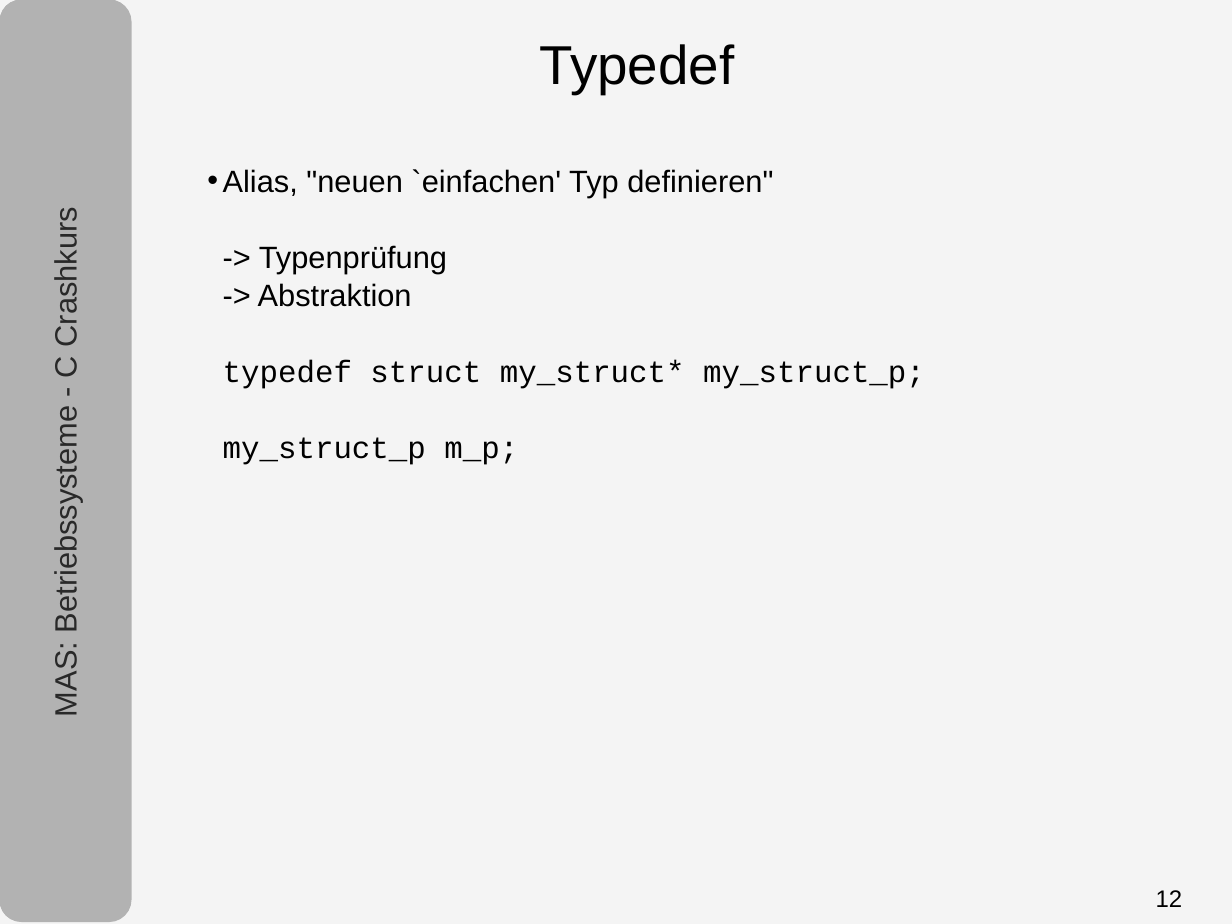
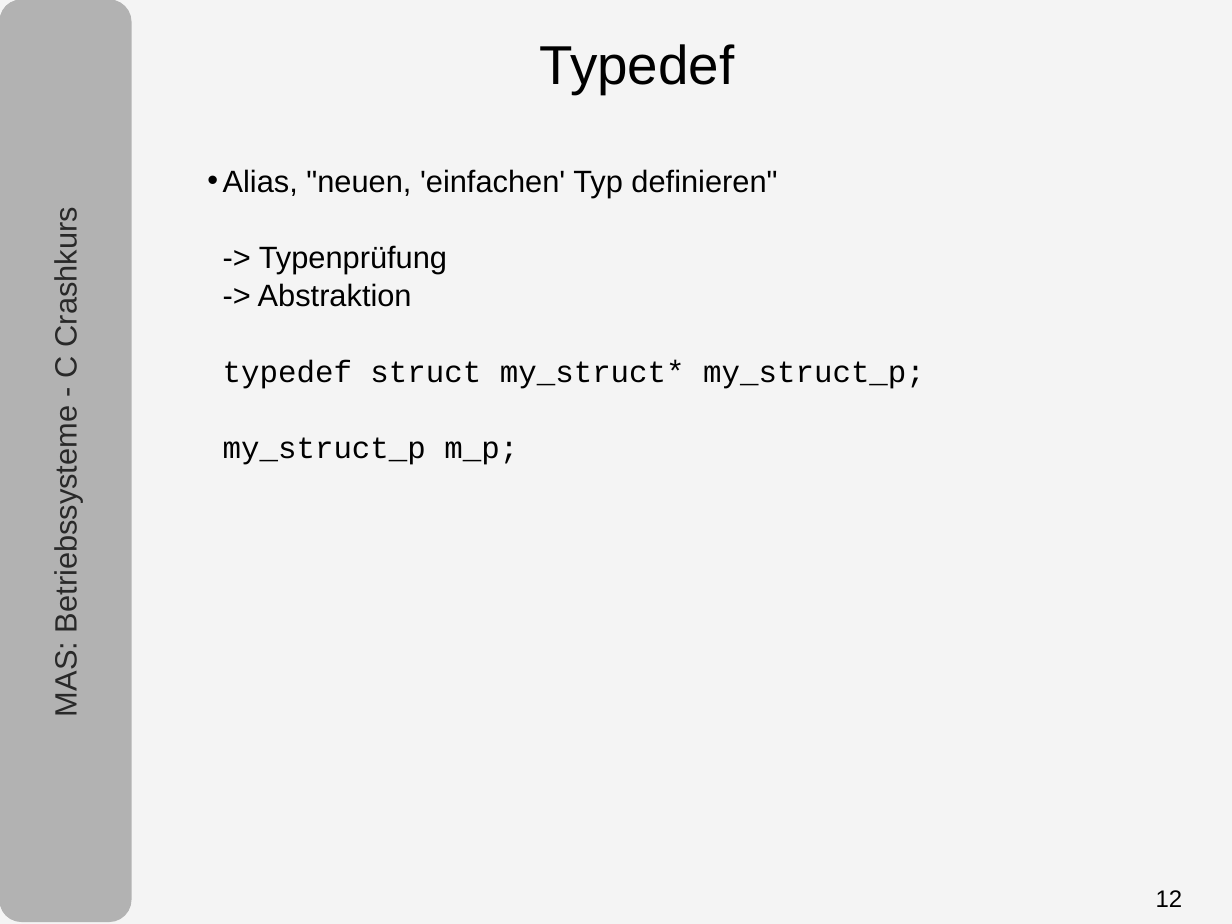
Before and after one commit to tpo/betriebssysteme, a slide deck: slide 12 of 05-1_C.odp. Drawn at 1232x924 pixels with LibreOffice and Linux fonts; fonts in the diff are those of the drawing. Boxes give left, top, right and bottom in pixels: in the first picture for what was removed or moved away, otherwise in the second. Text is boxed around its words. In the diff, an @@ line names an element or a change of style, - is before the commit and + after.

```diff
--- a/05-1_C.odp
+++ b/05-1_C.odp
@@ text at [223, 169, 925, 465]: text changed @@
-• Alias, "neuen `einfachen' Typ definieren"
-  -> Typenprüfung
-  -> Abstraktion
-  typedef struct my_struct* my_struct_p;
-  my_struct_p m_p;
+• Alias, "neuen, 'einfachen' Typ definieren"
+  -> Typenprüfung
+  -> Abstraktion
+  typedef struct my_struct* my_struct_p;
+  my_struct_p m_p;
```
Also in this commit, not shown: 4 other slides changed.
